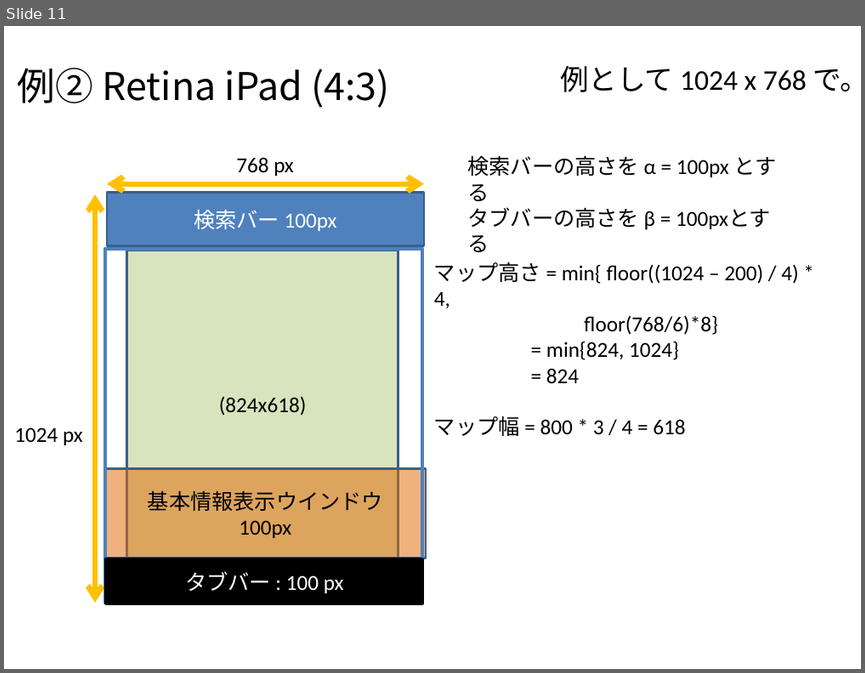
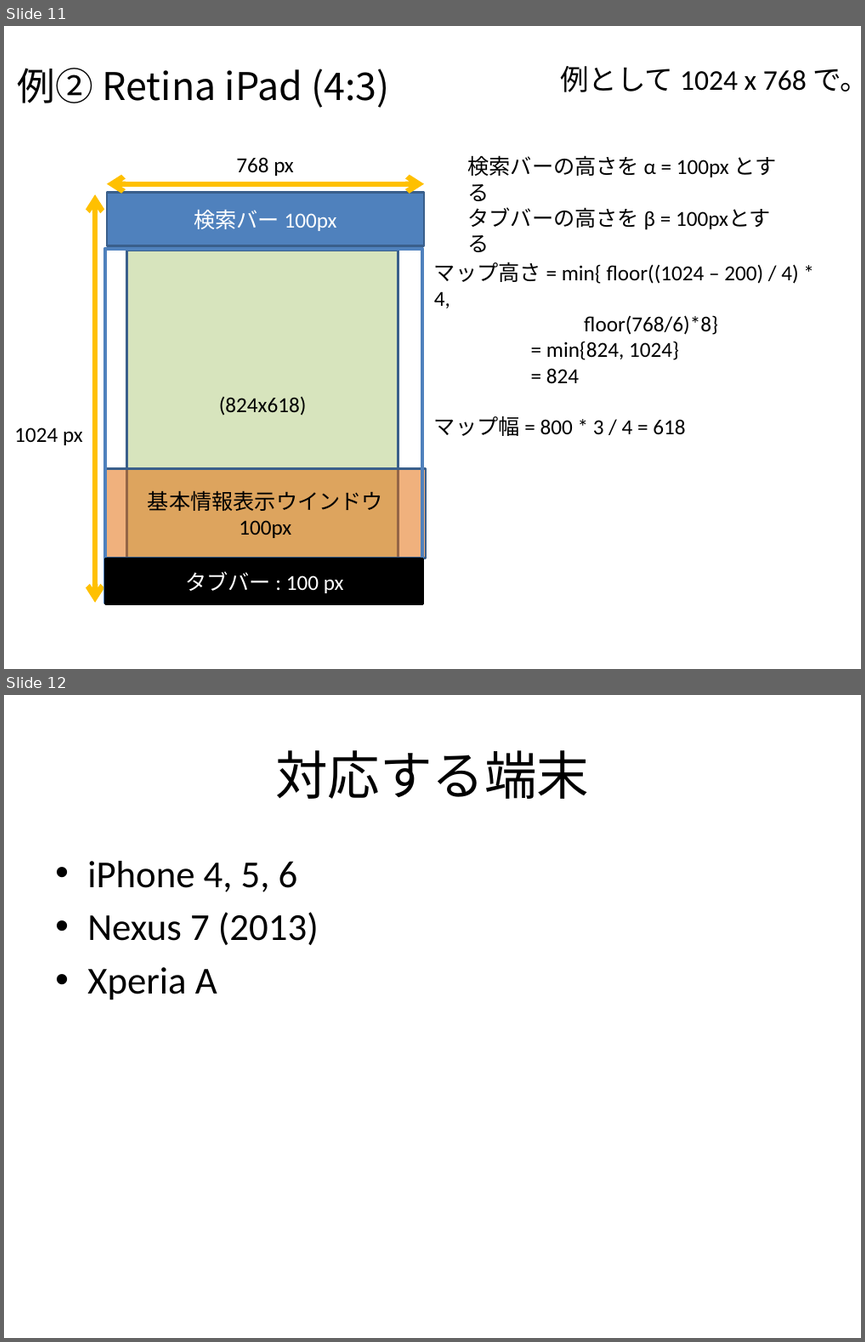
Before and after one commit to Tsukuba-SAY/documents, a slide deck: レイアウトに関する要求.pptx. Shown one above the other, each under a label of ours: slide 11 before the commit, slides 11 and 12 after it. The pictures are 865x673 and 865x1342 pixels, drawn with LibreOffice and Linux fonts; fonts in the diff are those of the drawing. Boxes give left, top, right and bottom in pixels: in the first picture for what was removed or moved away, otherwise in the second. Text is boxed around its words. In the diff, an @@ line names an element or a change of style, - is before the commit and + after.

```diff
--- a/レイアウトに関する要求.pptx
+++ b/レイアウトに関する要求.pptx
@@ slide 12 added at [4, 695, 861, 1338], background #FFFFFF @@
@@ title added at [275, 750, 590, 799], 44 pt, text #000000 @@
+対応する端末
@@ text added at [87, 861, 318, 1000], 32 pt, text #000000 @@
+• iPhone 4, 5, 6
+• Nexus 7 (2013)
+• Xperia A
```
Also in this commit, not shown: 1 other file.
